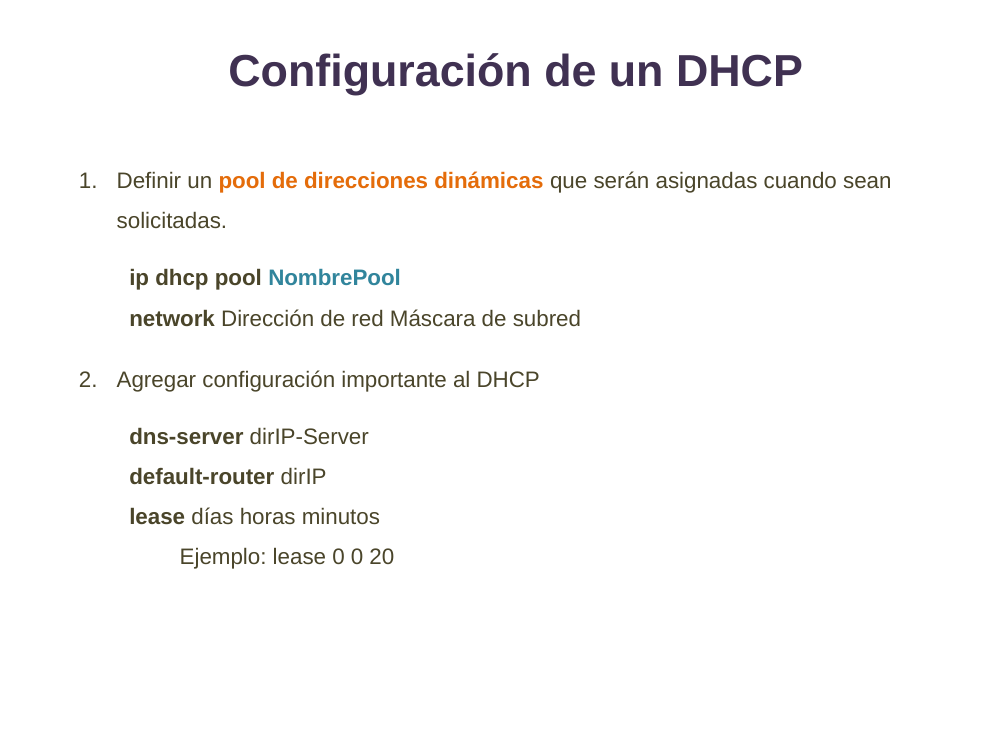
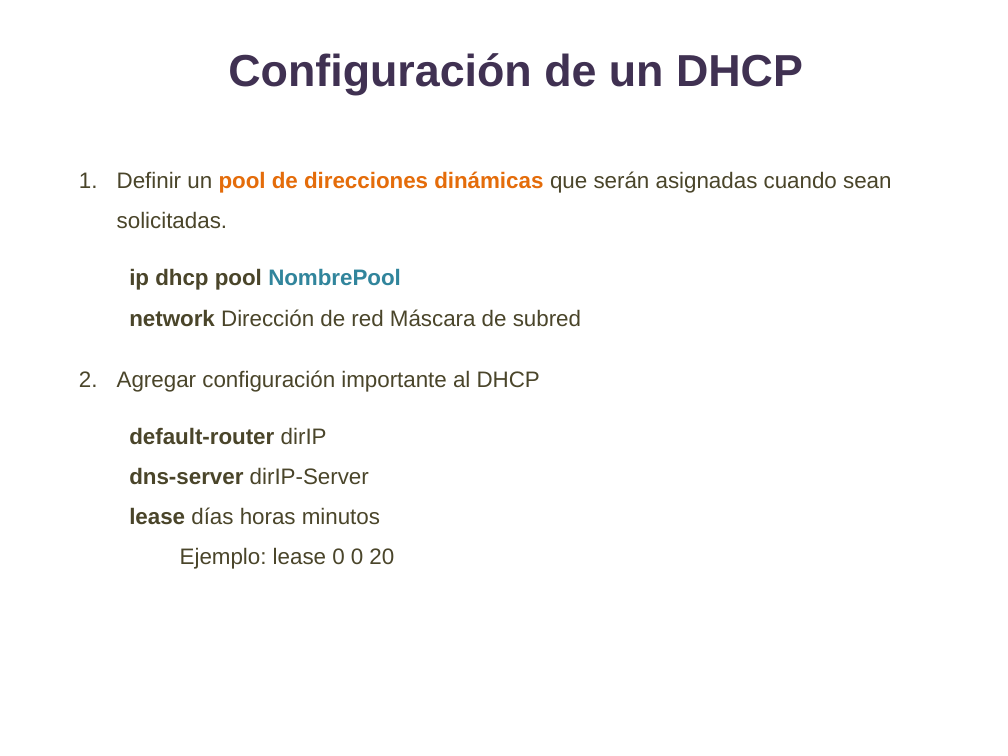
Before and after one commit to lizetheP/WAN, a slide deck: slide 4 of Calendario2025/Presentaciones/6_DHCP.pptx. Drawn at 1008x756 pixels with LibreOffice and Linux fonts; fonts in the diff are those of the drawing. Boxes give left, top, right and bottom in pixels: in the first picture for what was removed or moved away, otherwise in the second. Text is boxed around its words. In the diff, an @@ line names an element or a change of style, - is before the commit and + after.

```diff
--- a/Calendario2025/Presentaciones/6_DHCP.pptx
+++ b/Calendario2025/Presentaciones/6_DHCP.pptx
@@ text at box(129, 427, 327, 445): paragraph added @@
+  default-router dirIP
@@ text at box(129, 467, 327, 485): paragraph removed @@
-  default-router dirIP
```
Also in this commit, not shown: 1 other slide changed, 20 other files.
